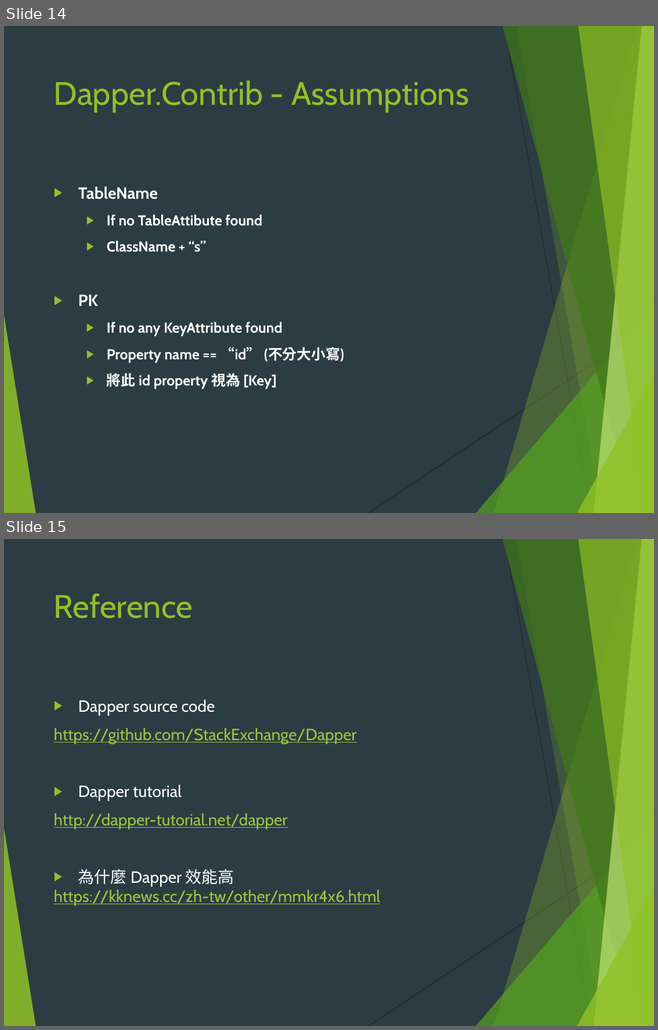
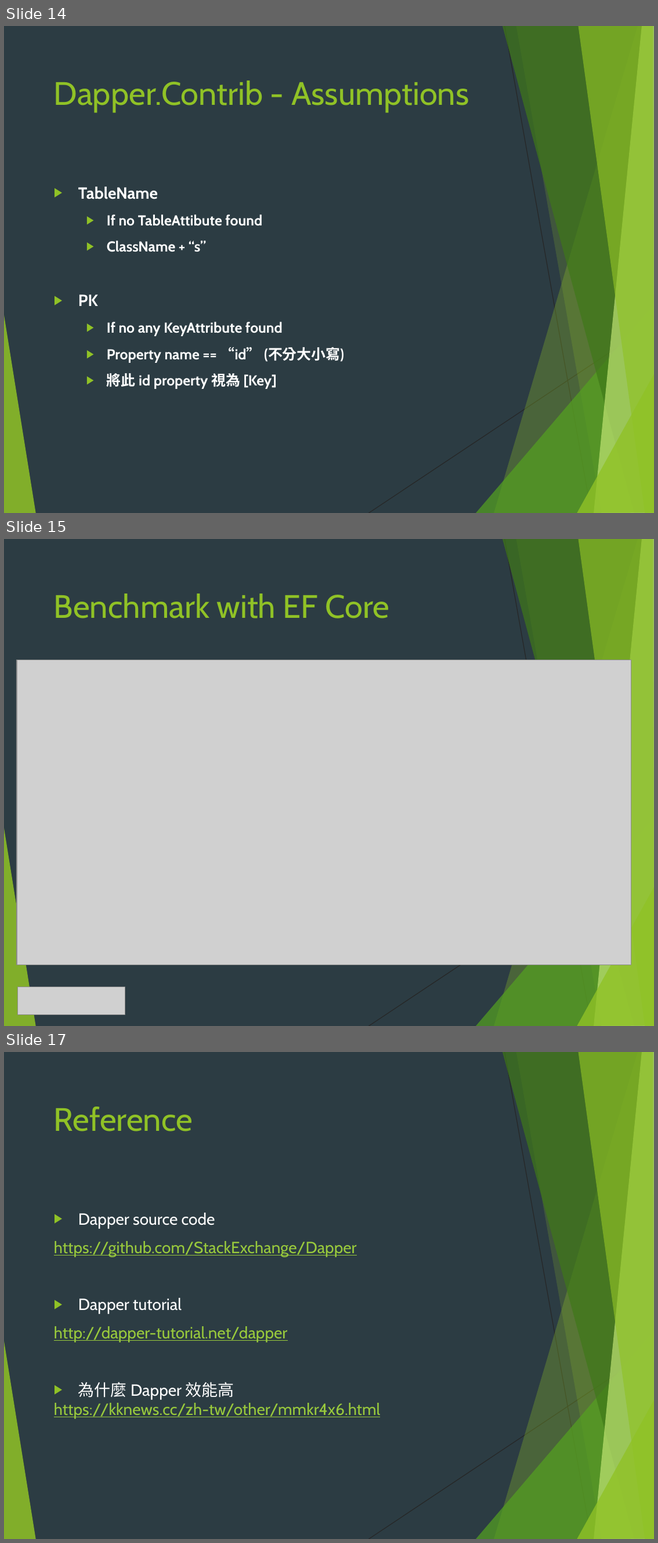
Before and after one commit to bagamoon/dapper-core, a slide deck: Dapper.pptx. Shown one above the other, each under a label of ours: slides 14 and 15 before the commit, slides 14, 15 and 17 after it; the slides between them are not shown. The pictures are 658x1030 and 658x1543 pixels, drawn with LibreOffice and Linux fonts; fonts in the diff are those of the drawing; grey boxes stand for pictures. Boxes give left, top, right and bottom in pixels: in the first picture for what was removed or moved away, otherwise in the second. Text is boxed around its words. In the diff, an @@ line names an element or a change of style, - is before the commit and + after.

Commit message:
add insert and update benchmark

```diff
--- a/Dapper.pptx
+++ b/Dapper.pptx
@@ slide 15 added at box(4, 539, 654, 1026), background #2C3C43; not listed: 10 template elements that a slide beside it also shows @@
@@ title added at box(54, 594, 389, 618), 36 pt, text #90C226 @@
+Benchmark with EF Core
@@ picture added at box(17, 660, 631, 965) @@
@@ picture added at box(18, 987, 125, 1015) @@
@@ what was slide 15 is now slide 17 @@
```
Also in this commit, not shown: 2 slides changed, 1 other slide added, 6 other files.
